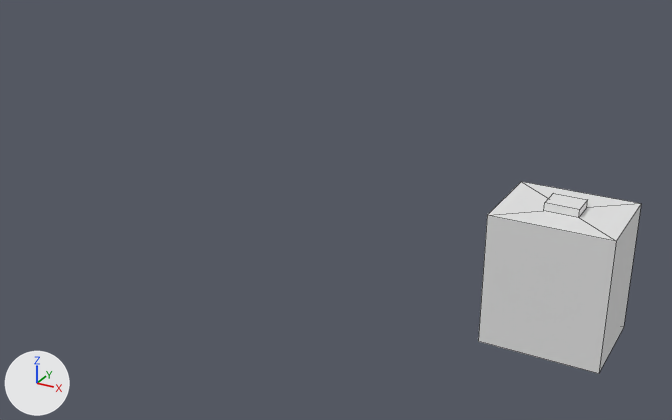
The Blender file 3D/le_main_character_model.blend as it was, and as the next commit left it.
Camera for both pictures: a 50 mm lens placed at (4.12, -4.15, 4.85), pointed at (1.58, 0.47, 2.54). Arrows for +X, +Y and +Z are at lower left; the lights stay in place. Mesh edges are drawn as thin lines.
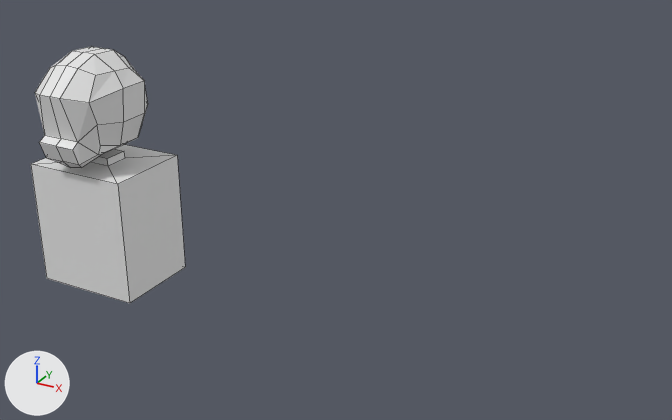
The change, as a diff of the scene's bpy script:
```diff
--- a/3D/le_main_character_model.blend.py
+++ b/3D/le_main_character_model.blend.py
@@ me_cube @@
+me_cube.from_pydata(...)  # 45 vertices, 37 faces; spans x 0.0..0.73, y -0.72..1.04, z -0.95..0.74
@@ ob_cube @@
 ob_cube = bpy.data.objects.new('Cube', me_cube_002)
-ob_cube.location = (2.894, 0.83, 2.269)
+ob_cube.location = (0.0, 0.171, 2.269)
 ob_cube.rotation_euler = (0.0, 0.0, -1.532)  # degrees (0, 0, -88)
@@ ob_cube_001 @@
+ob_cube_001 = bpy.data.objects.new('Cube.001', me_cube)
+ob_cube_001.location = (0.0, 0.185, 3.125)
+ob_cube_001.scale = (0.408, -0.408, 0.408)
+_m = ob_cube_001.modifiers.new('Mirror', 'MIRROR')
+_m.use_clip = True
```

What differs and where, as boxes [x1, y1, x2, y2] in the pictures (672 x 420 px):
'Cube', moved
    before: [478, 182, 641, 373]
    after: [31, 144, 185, 303]
'Cube.001', added
    after: [35, 46, 148, 168]
